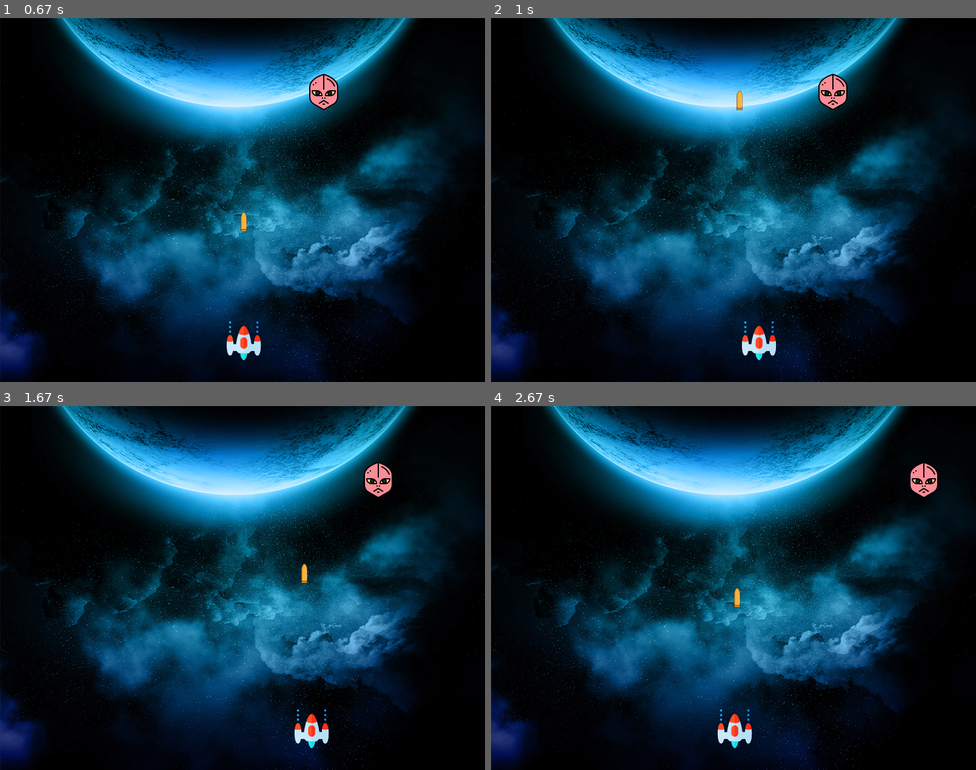
Above: before the commit, frames 1-4 (two rows, left to right).
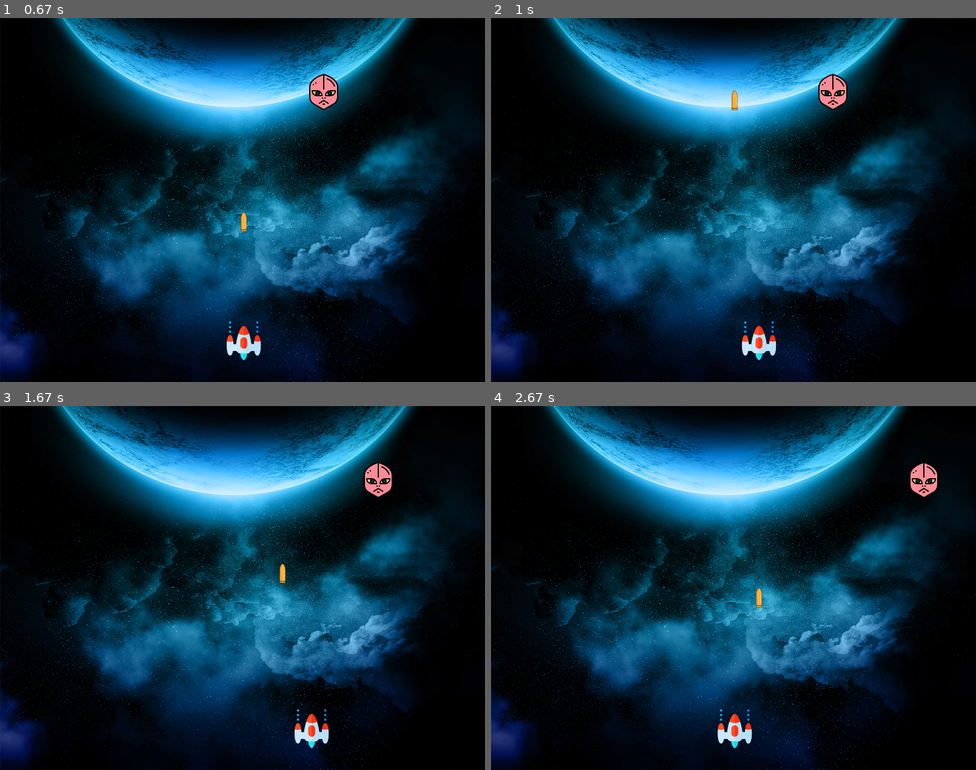
Above: after the commit, the same moments.

Repository: amithaisuru/freecodecamp-pygame-spaceInvador
Game: pygame game, started from main.py
Same seed, same stepped clock (60 frames per second), same inputs: the game is played once before the commit and once after it.
Inputs:
- Up to frame 1 (0.67 s): tap Space at 0.33 s
- Up to frame 2 (1 s): hold Right from 0.67 s (still down); tap Space at 0.73 s
- Up to frame 3 (1.67 s): tap Space at 1.03, 1.23, 1.53 s; release Right at 1.13 s; hold Right 1.17-1.63 s
- Up to frame 4 (2.67 s): hold Left 1.67-2.2 s; tap Space at 1.73, 2.03, 2.3, 2.6 s; hold Left 2.23-2.63 s

Frame 1 is identical in both runs. In frame 2, 0.1% of the frame differs, in the area x 49-52%, y 20-26%; in frame 3, 0.1%; in frame 4, 0.1%, in the area x 50-56%, y 50-56%.

Commit message:
fix space changing the bullet y coorinate

Diff:
--- a/main.py
+++ b/main.py
@@ -68,8 +68,9 @@
             if event.key == pygame.K_RIGHT:
                 playerXChange = playerXOffset
             if event.key == pygame.K_SPACE:
-                bulletX = playerX
-                fireBullet(bulletX, bulletY)
+                if bulletState is "ready":
+                    bulletX = playerX
+                    fireBullet(bulletX, bulletY)
         if event.type == pygame.KEYUP: #is a key released
             if event.key == pygame.K_LEFT or event.key == pygame.K_RIGHT:
                 playerXChange = 0
